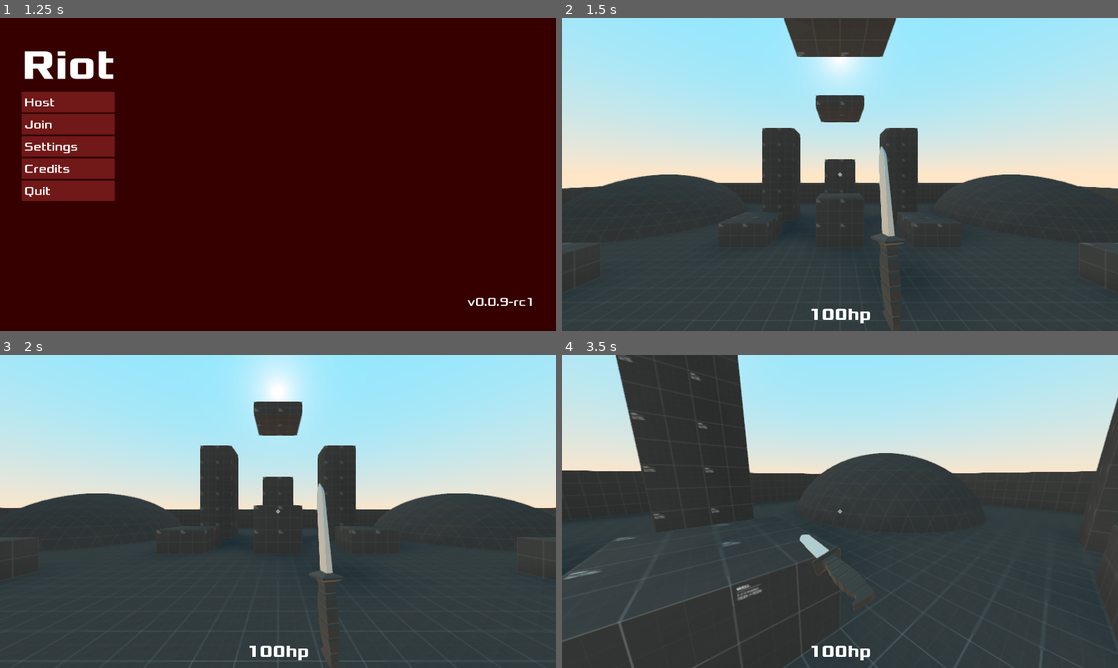
Above: before the commit, frames 1-4 (two rows, left to right).
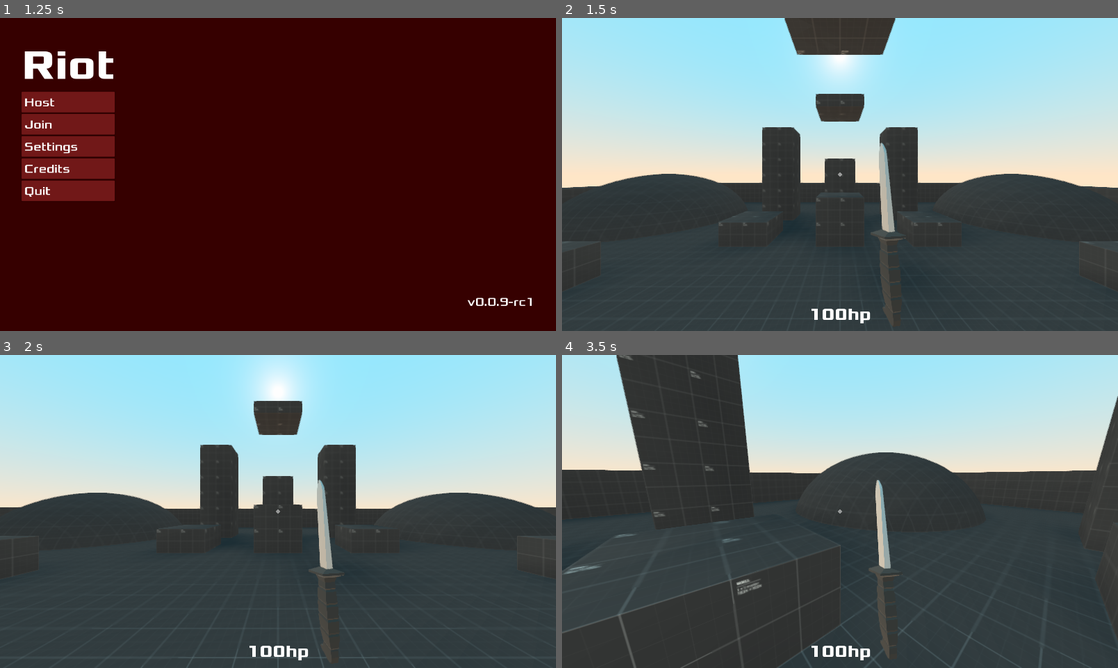
Above: after the commit, the same moments.

Repository: garhow/riot
Game: Godot game, scene res://scenes/main.tscn
The game is run twice, just before and just after one commit, with the same random seed, the same clock (stepped at 60 frames per second) and the same inputs.
Inputs (mouse positions are in pixels of both pictures, inside the frame that each line leads up to):
- Up to frame 1 (1.25 s): tap Enter at 0.5 s; move the mouse to (400, 158) at 0.52 s; hold D (move_right) from 0.53 s (still down); right-click (400, 158) at 0.6 s; tap Space (jump) at 0.77 s; click (400, 158) at 0.8 s
- Up to frame 2 (1.5 s): release D (move_right) at 1.25 s; click "Host" at 1.25 s
- Up to frame 3 (2 s): no input
- Up to frame 4 (3.5 s): tap Space (jump) at 2, 2.27 s; move the mouse to (812, 511) at 2.02 s; hold W (move_forward) from 2.03 s (still down); click (812, 511) at 2.1 s; right-click (812, 511) at 2.3 s; move the mouse to (851, 505) at 2.77 s; right-click (851, 505) at 2.85 s; click (851, 505) at 3.05 s

Frame 1 is identical in both runs. In frame 2, 0.8% of the frame differs, in the area x 0-100%, y 0-100%; in frame 3, 0.8%; in frame 4, 2.7%.

Commit message:
Introduced a secondary attack for the knife

Diff:
--- a/src/scenes/controllers/player.gd
+++ b/src/scenes/controllers/player.gd
@@ -33,7 +33,7 @@
 # Node variables
 onready var head = get_node("Head")
 onready var weaponlocation = get_node("Head/WeaponLocation")
-onready var weaponroot = get_node("Head/Weaponroot")
+onready var weaponroot = get_node("Head/Hands")
 
 ##
 # Functions
@@ -74,6 +74,8 @@
 	if weaponroot.get_child_count() > 0:
 		if Input.is_action_just_pressed("fire"):
 			weaponroot.get_node(str(selected_weapon)).primary()
+		if Input.is_action_just_pressed("alt_fire"):
+			weaponroot.get_node(str(selected_weapon)).secondary()
 	else:
 		var knife = load("res://scenes/weapons/knife.tscn").instance()
 		var shotgun = load("res://scenes/weapons/shotgun.tscn").instance()
--- a/src/scenes/controllers/player.tscn
+++ b/src/scenes/controllers/player.tscn
@@ -11,54 +11,6 @@
 margin = 0.001
 radius = 0.5
 height = 1.5
-
-[sub_resource type="Animation" id=3]
-length = 3.0
-loop = true
-tracks/0/type = "value"
-tracks/0/path = NodePath(".:translation")
-tracks/0/interp = 2
-tracks/0/loop_wrap = true
-tracks/0/imported = false
-tracks/0/enabled = true
-tracks/0/keys = {
-"times": PoolRealArray( 0, 1.5 ),
-"transitions": PoolRealArray( 1, 1 ),
-"update": 0,
-"values": [ Vector3( 0, 0, 0 ), Vector3( 0, -0.05, 0 ) ]
-}
-
-[sub_resource type="Animation" id=4]
-length = 1.6
-loop = true
-tracks/0/type = "value"
-tracks/0/path = NodePath(".:translation")
-tracks/0/interp = 2
-tracks/0/loop_wrap = true
-tracks/0/imported = false
-tracks/0/enabled = true
-tracks/0/keys = {
-"times": PoolRealArray( 0, 0.8 ),
-"transitions": PoolRealArray( 1, 1 ),
-"update": 0,
-"values": [ Vector3( 0, 0, 0 ), Vector3( 0, -0.125, 0 ) ]
-}
-
-[sub_resource type="Animation" id=5]
-length = 2.0
-loop = true
-tracks/0/type = "value"
-tracks/0/path = NodePath(".:translation")
-tracks/0/interp = 2
-tracks/0/loop_wrap = true
-tracks/0/imported = false
-tracks/0/enabled = true
-tracks/0/keys = {
-"times": PoolRealArray( 0, 1 ),
-"transitions": PoolRealArray( 1, 1 ),
-"update": 0,
-"values": [ Vector3( 0, 0, 0 ), Vector3( 0, -0.075, 0 ) ]
-}
 
 [node name="Player" type="KinematicBody" groups=[
 "players",
@@ -82,24 +34,18 @@
 [node name="Camroot" type="Spatial" parent="Head"]
 
 [node name="Camera" type="Camera" parent="Head/Camroot"]
-transform = Transform( 1, 0, 0, 0, 1, 1.11764e-08, 0, -1.11764e-08, 1, 0, 0, 0 )
+transform = Transform( 1, 0, 0, 0, 1, 1.11764e-08, 0, -1.11764e-08, 1, 0, -0.0398297, 0 )
 doppler_tracking = 2
 current = true
 fov = 85.0
 near = 0.01
 far = 1024.0
 
-[node name="Animation" type="AnimationPlayer" parent="Head/Camroot/Camera"]
-playback_default_blend_time = 0.2
-"anims/Idle Bobbing" = SubResource( 3 )
-"anims/Run Bobbing" = SubResource( 4 )
-"anims/Walk Bobbing" = SubResource( 5 )
-
-[node name="Weaponroot" type="Position3D" parent="Head"]
+[node name="Hands" type="Position3D" parent="Head"]
 transform = Transform( 0.099313, 0, 0.0117017, 0, 0.1, 0, -0.0117017, 0, 0.099313, 0.115, -0.12, -0.425 )
 
 [node name="WeaponLocation" type="Position3D" parent="Head"]
-transform = Transform( 0.099313, 0, 0.0117017, 0, 0.1, 0, -0.0117017, 0, 0.099313, 0.115, -0.12, -0.425 )
+transform = Transform( 0.099313, 0, 0.0117017, 0, 0.1, 0, -0.0117017, 0, 0.099313, 0.115, -0.15, -0.425 )
 
 [node name="Guncast" type="RayCast" parent="Head"]
 transform = Transform( 1, 0, 0, 0, 1, 0, 0, 0, 1, 0, 0, -0.5 )
@@ -107,11 +53,8 @@
 cast_to = Vector3( 0, 0, -100 )
 
 [node name="Meleecast" type="RayCast" parent="Head"]
-transform = Transform( 1, 0, 0, 0, 1, 0, 0, 0, 1, 0, 0, -0.5 )
 enabled = true
-cast_to = Vector3( 0, 0, -0.6 )
-
-[node name="WeaponCasts" type="Spatial" parent="Head"]
+cast_to = Vector3( 0, 0, -1.2 )
 
 [node name="Footcast" type="RayCast" parent="."]
 transform = Transform( 1, 0, 0, 0, 1, 0, 0, 0, 1, 0, -1, -0.3 )
--- a/src/scenes/weapons/knife.gd
+++ b/src/scenes/weapons/knife.gd
@@ -7,11 +7,16 @@
 
 func primary():
 	if not $Animation.is_playing():
+		$Animation.play("Slash")
+		if cast.is_colliding():
+			var target = cast.get_collider()
+			if target.is_in_group("player") or target.is_in_group("dummy"):
+				target.health -= 20
+
+func secondary():
+	if not $Animation.is_playing():
 		$Animation.play("Stab")
 		if cast.is_colliding():
 			var target = cast.get_collider()
 			if target.is_in_group("player") or target.is_in_group("dummy"):
-				target.health -= 50
-
-func secondary():
-	pass
+				target.health -= 60
--- a/src/scenes/weapons/knife.tscn
+++ b/src/scenes/weapons/knife.tscn
@@ -32,6 +32,7 @@
 }
 
 [sub_resource type="Animation" id=2]
+resource_name = "Slash"
 length = 0.7
 tracks/0/type = "value"
 tracks/0/path = NodePath(".:translation")
@@ -40,10 +41,10 @@
 tracks/0/imported = false
 tracks/0/enabled = true
 tracks/0/keys = {
-"times": PoolRealArray( 0, 0.3, 0.4, 0.5, 0.7 ),
-"transitions": PoolRealArray( 1, 1, 1, 1, 1 ),
+"times": PoolRealArray( 0, 0.1, 0.3, 0.4, 0.5, 0.7 ),
+"transitions": PoolRealArray( 1, 1, 1, 1, 1, 1 ),
 "update": 0,
-"values": [ Vector3( 0, 0, 0 ), Vector3( 0.943, -0.197, -0.212 ), Vector3( -1.49001, -0.195663, -1.1442 ), Vector3( -1.49001, -0.195663, -1.1442 ), Vector3( 0, 0, 0 ) ]
+"values": [ Vector3( 0, 0, 0 ), Vector3( 0.763037, -0.0584199, -0.709143 ), Vector3( 0.943, -0.197, -0.212 ), Vector3( -1.49001, -0.195663, -1.1442 ), Vector3( -1.49001, -0.195663, -1.1442 ), Vector3( 0, 0, 0 ) ]
 }
 tracks/1/type = "value"
 tracks/1/path = NodePath(".:rotation_degrees")
@@ -58,15 +59,45 @@
 "values": [ Vector3( 0, 100, 80 ), Vector3( 72.0362, 67.0542, 55.7344 ), Vector3( 69.3493, 148.285, 24.8213 ), Vector3( 0, 100, 80 ) ]
 }
 
+[sub_resource type="Animation" id=3]
+resource_name = "Stab"
+length = 0.65
+step = 0.05
+tracks/0/type = "value"
+tracks/0/path = NodePath(".:translation")
+tracks/0/interp = 2
+tracks/0/loop_wrap = true
+tracks/0/imported = false
+tracks/0/enabled = true
+tracks/0/keys = {
+"times": PoolRealArray( 0, 0.1, 0.2, 0.35, 0.4, 0.5, 0.65 ),
+"transitions": PoolRealArray( 1, 1, 1, 1, 1, 1, 1 ),
+"update": 0,
+"values": [ Vector3( 0, 0, 0 ), Vector3( 1, 0, -1.18594 ), Vector3( 0.867188, 0, -2.7345 ), Vector3( 0.422324, 0, -2.7345 ), Vector3( -1.09616, 0, -2.75271 ), Vector3( -0.973476, 0, -0.895067 ), Vector3( 0, 0, 0 ) ]
+}
+tracks/1/type = "value"
+tracks/1/path = NodePath(".:rotation_degrees")
+tracks/1/interp = 2
+tracks/1/loop_wrap = true
+tracks/1/imported = false
+tracks/1/enabled = true
+tracks/1/keys = {
+"times": PoolRealArray( 0, 0.1, 0.25, 0.35, 0.5, 0.65 ),
+"transitions": PoolRealArray( 1, 1, 1, 1, 1, 1 ),
+"update": 0,
+"values": [ Vector3( 0, 100, 80 ), Vector3( -58.5251, 62.2594, 63.2604 ), Vector3( -80.0344, -21.6996, 130.215 ), Vector3( -76.9156, -40.9921, 162.714 ), Vector3( -22.6743, 66.848, 105.711 ), Vector3( 0, 100, 80 ) ]
+}
+
 [node name="Knife" type="Spatial"]
-transform = Transform( -0.0301537, 0.17101, 0.984808, 0.984808, 0.173648, 0, -0.17101, 0.969846, -0.173648, 0, 0, 0 )
+transform = Transform( -0.0301537, 0.17101, 0.984807, 0.984808, 0.173648, 0, -0.17101, 0.969846, -0.173648, 0, 0, 0 )
 script = ExtResource( 3 )
 
 [node name="Knife" type="MeshInstance" parent="."]
-transform = Transform( 0.261088, 0, 0, 0, 0.261088, 0, 0, 0, 0.261088, 0, 0, 0 )
+transform = Transform( 0.261088, -7.45058e-09, 0, 1.49012e-08, 0.261088, 6.51926e-09, -3.72529e-09, -7.45058e-09, 0.261088, 0, 0, 0 )
 mesh = SubResource( 1 )
 material/0 = null
 material/1 = null
 
 [node name="Animation" type="AnimationPlayer" parent="."]
-anims/Stab = SubResource( 2 )
+anims/Slash = SubResource( 2 )
+anims/Stab = SubResource( 3 )
Not shown: 1 places in src/scenes/controllers/player.tscn that only renumber resources
Not shown: 1 places in src/scenes/weapons/knife.tscn that only renumber resources
